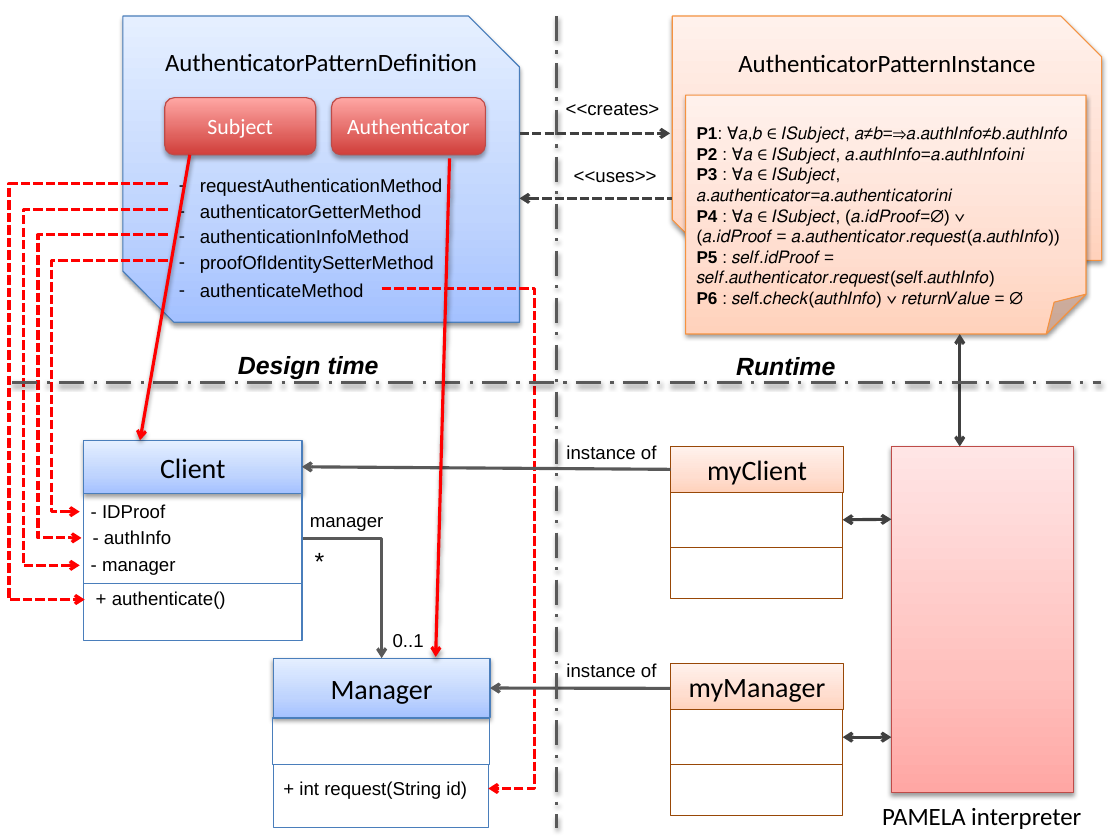
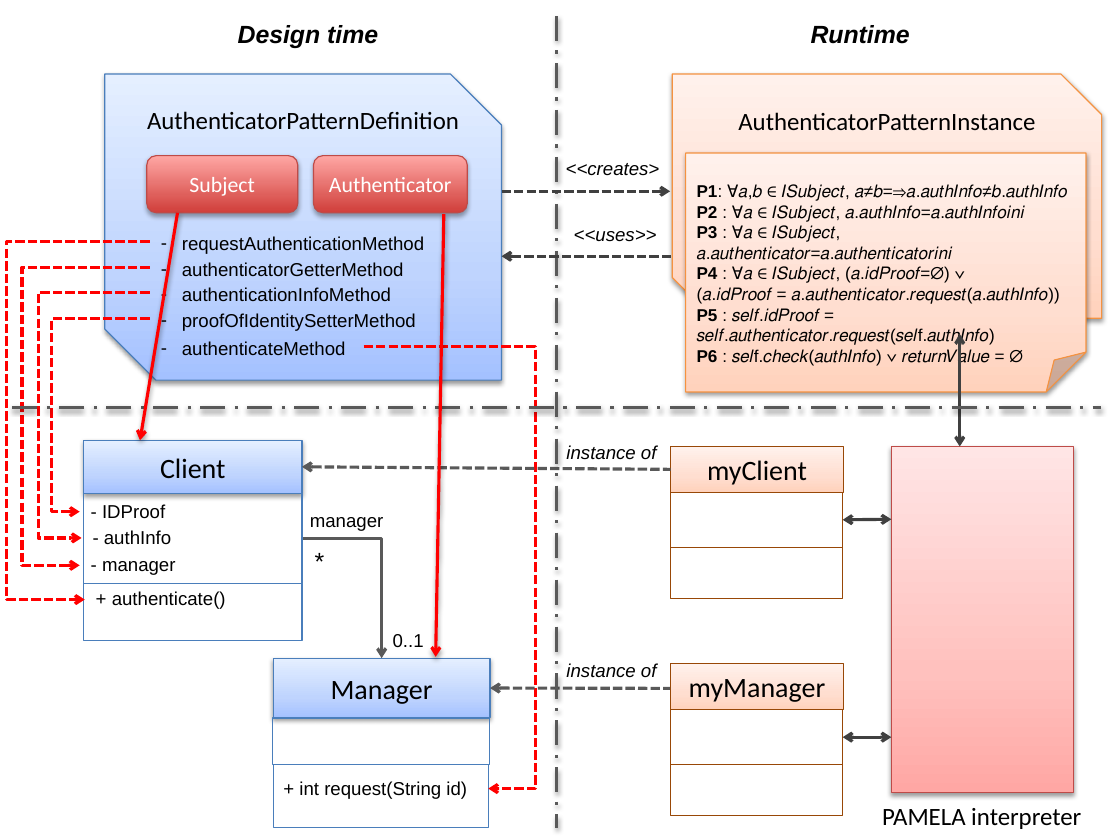
Before and after one commit to sylvain-openflexo/securing-web-application, a slide deck: slide 1 of figures/AuthenticatorPattern4.pptx. Drawn at 1120x840 pixels with LibreOffice and Linux fonts; fonts in the diff are those of the drawing. Boxes give left, top, right and bottom in pixels: in the first picture for what was removed or moved away, otherwise in the second. Text is boxed around its words. In the diff, an @@ line names an element or a change of style, - is before the commit and + after.

```diff
--- a/figures/AuthenticatorPattern4.pptx
+++ b/figures/AuthenticatorPattern4.pptx
@@ text "Design time": place and size @@
-text "Design time" at (238, 356, 379, 379)
+text "Design time" at (238, 25, 378, 48)
@@ text "Runtime": place and size @@
-text "Runtime" at (736, 357, 835, 376)
+text "Runtime" at (811, 25, 910, 44)
@@ 3 texts, 1 folded corner, 1 snip diag rect: place and size @@
-3 texts, 1 folded corner, 1 snip diag rect at (566, 16, 1101, 334)
+3 texts, 1 folded corner, 1 snip diag rect at (566, 74, 1101, 392)
@@ arrow moved from (520, 133) - (670, 133) to (502, 192) - (670, 192) @@
@@ arrow moved from (189, 155) - (140, 440) to (178, 213) - (140, 440) @@
@@ text "requestAuthenticationMethod": place and size @@
-text "requestAuthenticationMethod" at (200, 178, 442, 196)
+text "requestAuthenticationMethod" at (182, 236, 424, 254)
@@ arrow moved from (449, 158) - (436, 657) to (444, 214) - (436, 657) @@
@@ italic on in 4 elements at (566, 445, 657, 460), (566, 663, 657, 678), (566, 163, 660, 175), (574, 230, 657, 242) @@
@@ elbow arrow moved from (168, 184) - (85, 599) to (150, 242) - (85, 599) @@
@@ elbow arrow moved from (168, 209) - (80, 566) to (150, 268) - (80, 566) @@
@@ text "authenticatorGetterMethod": place and size @@
-text "authenticatorGetterMethod" at (200, 204, 422, 219)
+text "authenticatorGetterMethod" at (182, 262, 404, 277)
@@ arrow moved from (520, 198) - (672, 198) to (502, 256) - (672, 256) @@
@@ elbow arrow moved from (168, 235) - (82, 538) to (150, 292) - (82, 538) @@
@@ elbow arrow moved from (168, 261) - (80, 512) to (150, 318) - (80, 512) @@
@@ 3 texts, 2 rounded rectangles, 1 snip diag rect: place and size @@
-3 texts, 2 rounded rectangles, 1 snip diag rect at (123, 16, 520, 321)
+3 texts, 2 rounded rectangles, 1 snip diag rect at (105, 74, 502, 380)
@@ elbow arrow moved from (382, 288) - (488, 788) to (364, 346) - (488, 788) @@
@@ line moved from (12, 383) - (1101, 383) to (12, 408) - (1101, 408) @@
@@ arrow (302, 467) - (671, 469): stroke #595959 2 pt to #595959 2 pt dashed @@
@@ arrow (491, 688) - (670, 689): stroke #595959 2 pt to #595959 2 pt dashed @@
```
Also in this commit, not shown: 1 other file.
